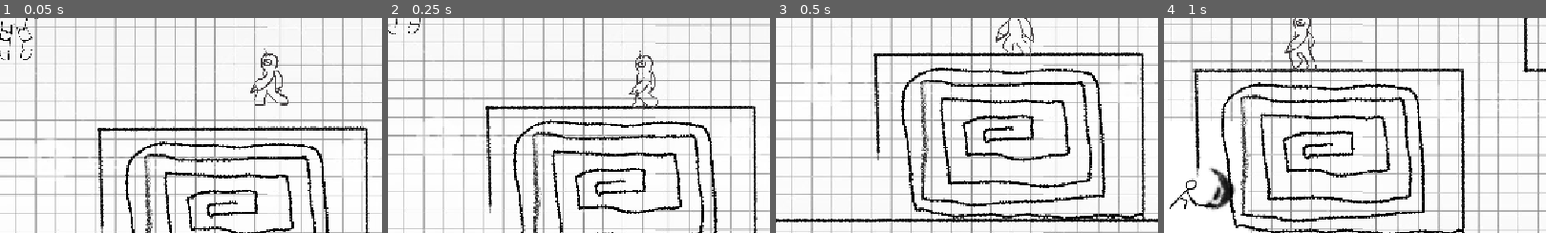
Above: before the commit, frames 1-4 (left to right).
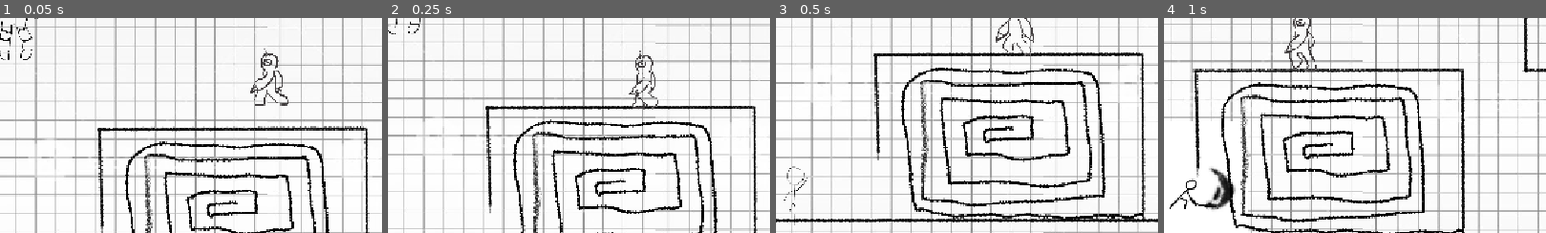
Above: after the commit, the same moments.

Repository: mortex1111/zavrsni
Game: Godot game, scene res://temp/temp_map.tscn
The game is run twice, just before and just after one commit, with the same random seed, the same clock (stepped at 60 frames per second) and the same inputs.
Inputs (mouse positions are % of the whole screen's width and height, from its top left):
- Up to frame 1 (0.05 s): no input
- Up to frame 2 (0.25 s): no input
- Up to frame 3 (0.5 s): no input
- Up to frame 4 (1 s): tap Enter (ui_accept) at 0.5, 0.77 s; move the mouse to (72, 45) at 0.52 s; press the mouse at (72, 45) at 0.53 s; hold Right (ui_right) from 0.53 s (still down); tap Shift (air_dodge) at 0.6 s
The pictures show only the part of the screen within x 48-98%, y 16-66%; the shares and areas given below are measured in that part.

Frames 1-2 are identical in both runs. In frame 3, 0.1% of the frame differs, in the area x 2-9%, y 68-97%; in frame 4, nothing differs.

Commit message:
Goddao sam dmg
sutra cu dodoat odgacivanje i da se nemožeš micat dok se to događa,
napraviš da ga nešto demega toko da staviš area sa layerom (nez koji po redu) al zove se enemyAttack il neš tak.
sutra ću isto smislit kak da možeš proči kroz enemia i da mogu međusobno prolazit kroz druge enmye bez 500 layera (i btw sad sam reuseao animacije za neke stvari sam da vidim dal rede promjenit cu ih)

Diff:
--- a/player/player.gd
+++ b/player/player.gd
@@ -17,7 +17,10 @@
 @export var max_jumps: int = 2
 @export var attack_cool_len: int = 120
 @export var attack_len: int = 60
+@export var dmgCoolLen: float = 0.5
 
+var dmgLen: float = 0
+var invizLen: float = 0
 var direction = 0
 var attack_cool: int = -1
 var is_jumping: bool = false
@@ -81,7 +84,6 @@
 		if direction != 0 and !hanging and !is_dodging:
 			if abs(velocity.x) < speed:
 				velocity.x += direction * speed * accel
-				print(velocity.x)
 		elif !is_dodging:
 			velocity.x = move_toward(velocity.x, 0, speed / 15)
 
@@ -135,7 +137,11 @@
 		coyote_timer -= delta
 	if jump_buffer_timer > 0:
 		jump_buffer_timer -= delta
+	@warning_ignore("narrowing_conversion")
 	attack_cool -= delta
+	dmgLen -= delta
+	invizLen -= delta
+
 
 func animations_test():
 	if velocity == Vector2.ZERO:
@@ -158,19 +164,35 @@
 		inAri = false
 
 func animations():
-	if attacking:
+	if dmgLen > 0:
+		print("dmgLen")
+		print(dmgLen)
+		$AnimationPlayer.play("air_dodge")
+	elif attacking:
 		$AnimationPlayer.play("attack")
 	elif running:
 		$AnimationPlayer.play("Run")
 	elif hanging:
 		$AnimationPlayer.play("hanging")
 	elif idle:
-		$AnimationPlayer.play("idle")
+		$AnimationPlayer.play("hanging")
 	elif is_dodging:
 		$AnimationPlayer.play("air_dodge")
+
+	if invizLen > 0:
+		print("invizLen")
+		print(invizLen)
+		modulate = Color(1,0,0, 0.5)
+	else:
+		modulate = Color(1,1,1)
 
 func hit_box():
 	if $AnimationPlayer.is_playing() and $AnimationPlayer.current_animation == "attack":
 		$attack/CollisionShape2D2.disabled = false
 	else:
 		$attack/CollisionShape2D2.disabled = true
+
+func _on_dmg_hitbox_area_entered(area: Area2D) -> void:
+	HP -= int(area.editor_description)
+	dmgLen = dmgCoolLen
+	invizLen = dmgCoolLen * 3
--- a/project.godot
+++ b/project.godot
@@ -79,7 +79,8 @@
 
 [layer_names]
 
-2d_physics/layer_2="attack"
+2d_physics/layer_2="attackPlayer"
+2d_physics/layer_3="enemyAttack"
 2d_physics/layer_5="obsticles(walls..)"
 2d_physics/layer_8="player"
 
--- a/scenes/player.tscn
+++ b/scenes/player.tscn
@@ -216,6 +216,57 @@
 "values": [0.0]
 }
 
+[sub_resource type="Animation" id="Animation_d2wvv"]
+resource_name = "air_dodge"
+tracks/0/type = "value"
+tracks/0/imported = false
+tracks/0/enabled = true
+tracks/0/path = NodePath("Sprite2D:texture")
+tracks/0/interp = 1
+tracks/0/loop_wrap = true
+tracks/0/keys = {
+"times": PackedFloat32Array(0),
+"transitions": PackedFloat32Array(1),
+"update": 1,
+"values": [ExtResource("10_y4r1p")]
+}
+tracks/1/type = "value"
+tracks/1/imported = false
+tracks/1/enabled = true
+tracks/1/path = NodePath("Sprite2D:frame")
+tracks/1/interp = 1
+tracks/1/loop_wrap = true
+tracks/1/keys = {
+"times": PackedFloat32Array(0),
+"transitions": PackedFloat32Array(1),
+"update": 1,
+"values": [0]
+}
+tracks/2/type = "value"
+tracks/2/imported = false
+tracks/2/enabled = true
+tracks/2/path = NodePath("Sprite2D:hframes")
+tracks/2/interp = 1
+tracks/2/loop_wrap = true
+tracks/2/keys = {
+"times": PackedFloat32Array(0),
+"transitions": PackedFloat32Array(1),
+"update": 1,
+"values": [1]
+}
+tracks/3/type = "value"
+tracks/3/imported = false
+tracks/3/enabled = true
+tracks/3/path = NodePath("Sprite2D:vframes")
+tracks/3/interp = 1
+tracks/3/loop_wrap = true
+tracks/3/keys = {
+"times": PackedFloat32Array(0),
+"transitions": PackedFloat32Array(1),
+"update": 1,
+"values": [1]
+}
+
 [sub_resource type="Animation" id="Animation_dsqjq"]
 resource_name = "attack"
 length = 1.6
@@ -313,57 +364,6 @@
 resource_name = "idle"
 step = 0.06
 
-[sub_resource type="Animation" id="Animation_d2wvv"]
-resource_name = "air_dodge"
-tracks/0/type = "value"
-tracks/0/imported = false
-tracks/0/enabled = true
-tracks/0/path = NodePath("Sprite2D:texture")
-tracks/0/interp = 1
-tracks/0/loop_wrap = true
-tracks/0/keys = {
-"times": PackedFloat32Array(0),
-"transitions": PackedFloat32Array(1),
-"update": 1,
-"values": [ExtResource("10_y4r1p")]
-}
-tracks/1/type = "value"
-tracks/1/imported = false
-tracks/1/enabled = true
-tracks/1/path = NodePath("Sprite2D:frame")
-tracks/1/interp = 1
-tracks/1/loop_wrap = true
-tracks/1/keys = {
-"times": PackedFloat32Array(0),
-"transitions": PackedFloat32Array(1),
-"update": 1,
-"values": [0]
-}
-tracks/2/type = "value"
-tracks/2/imported = false
-tracks/2/enabled = true
-tracks/2/path = NodePath("Sprite2D:hframes")
-tracks/2/interp = 1
-tracks/2/loop_wrap = true
-tracks/2/keys = {
-"times": PackedFloat32Array(0),
-"transitions": PackedFloat32Array(1),
-"update": 1,
-"values": [1]
-}
-tracks/3/type = "value"
-tracks/3/imported = false
-tracks/3/enabled = true
-tracks/3/path = NodePath("Sprite2D:vframes")
-tracks/3/interp = 1
-tracks/3/loop_wrap = true
-tracks/3/keys = {
-"times": PackedFloat32Array(0),
-"transitions": PackedFloat32Array(1),
-"update": 1,
-"values": [1]
-}
-
 [sub_resource type="AnimationLibrary" id="AnimationLibrary_jei4c"]
 _data = {
 &"RESET": SubResource("Animation_khc88"),
@@ -377,6 +377,9 @@
 [sub_resource type="RectangleShape2D" id="RectangleShape2D_jyy20"]
 size = Vector2(141.25, 190)
 
+[sub_resource type="RectangleShape2D" id="RectangleShape2D_y4r1p"]
+size = Vector2(26.250002, 165.00003)
+
 [node name="Player" type="CharacterBody2D" groups=["Player"]]
 scale = Vector2(0.8, 0.8)
 collision_layer = 129
@@ -394,6 +397,7 @@
 hframes = 10
 
 [node name="CollisionShape2D" type="CollisionShape2D" parent="."]
+visible = false
 position = Vector2(-2.5, 16.25)
 shape = SubResource("CapsuleShape2D_a42rq")
 
@@ -403,6 +407,7 @@
 }
 
 [node name="attack" type="Area2D" parent="."]
+visible = false
 collision_layer = 2
 collision_mask = 2
 
@@ -421,3 +426,14 @@
 scale = Vector2(0.99999994, 0.99999994)
 target_position = Vector2(0, -200)
 hit_from_inside = true
+
+[node name="dmgHitbox" type="Area2D" parent="."]
+collision_layer = 4
+collision_mask = 4
+
+[node name="CollisionShape2D" type="CollisionShape2D" parent="dmgHitbox"]
+position = Vector2(-3.1249995, 17.499989)
+scale = Vector2(0.99999964, 0.99999964)
+shape = SubResource("RectangleShape2D_y4r1p")
+
+[connection signal="area_entered" from="dmgHitbox" to="." method="_on_dmg_hitbox_area_entered"]
--- a/temp/temp_map.tscn
+++ b/temp/temp_map.tscn
@@ -897,6 +897,8 @@
 collision_mask = 128
 
 [node name="Attack" type="Area2D" parent="miniKiklop"]
+collision_layer = 4
+collision_mask = 4
 
 [node name="left" type="CollisionShape2D" parent="miniKiklop/Attack"]
 position = Vector2(-71.875, 6.5)
Not shown: 1 places in scenes/player.tscn that only renumber resources
